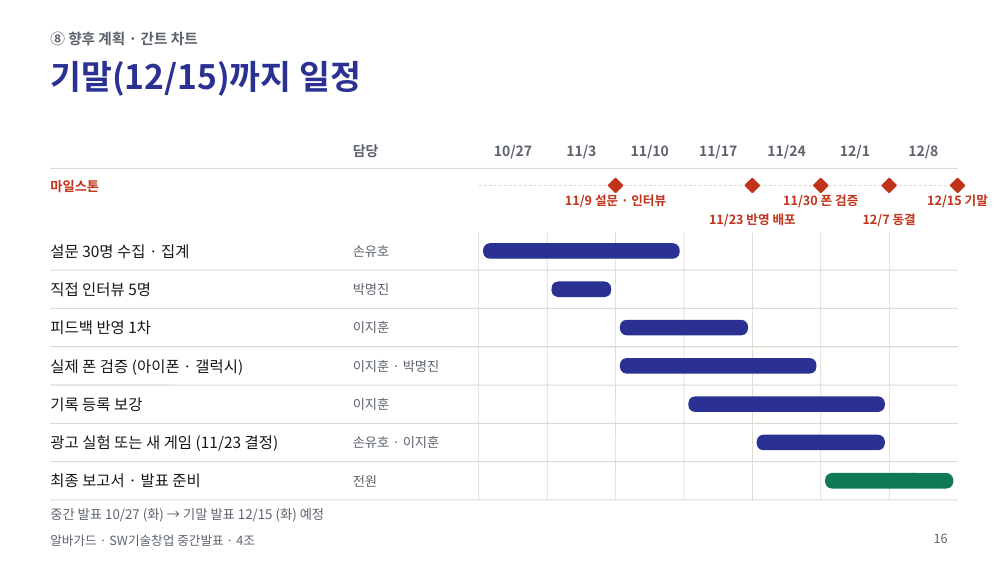
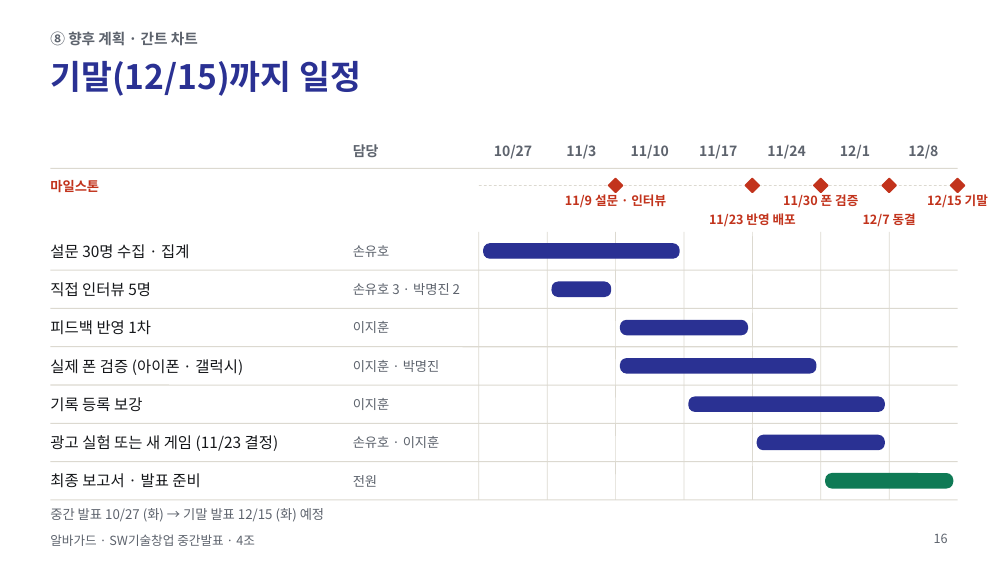
Before and after one commit to jihooni217/albaguard, a slide deck: slide 16 of docs/06_중간발표_PPT.pptx. Drawn at 1008x567 pixels with LibreOffice and Linux fonts; fonts in the diff are those of the drawing. Boxes give left, top, right and bottom in pixels: in the first picture for what was removed or moved away, otherwise in the second. Text is boxed around its words. In the diff, an @@ line names an element or a change of style, - is before the commit and + after.

```diff
--- a/docs/06_중간발표_PPT.pptx
+++ b/docs/06_중간발표_PPT.pptx
@@ text at [353, 283, 460, 295]: text changed @@
-박명진
+손유호 3 · 박명진 2
```
Also in this commit, not shown: 8 other slides changed.
